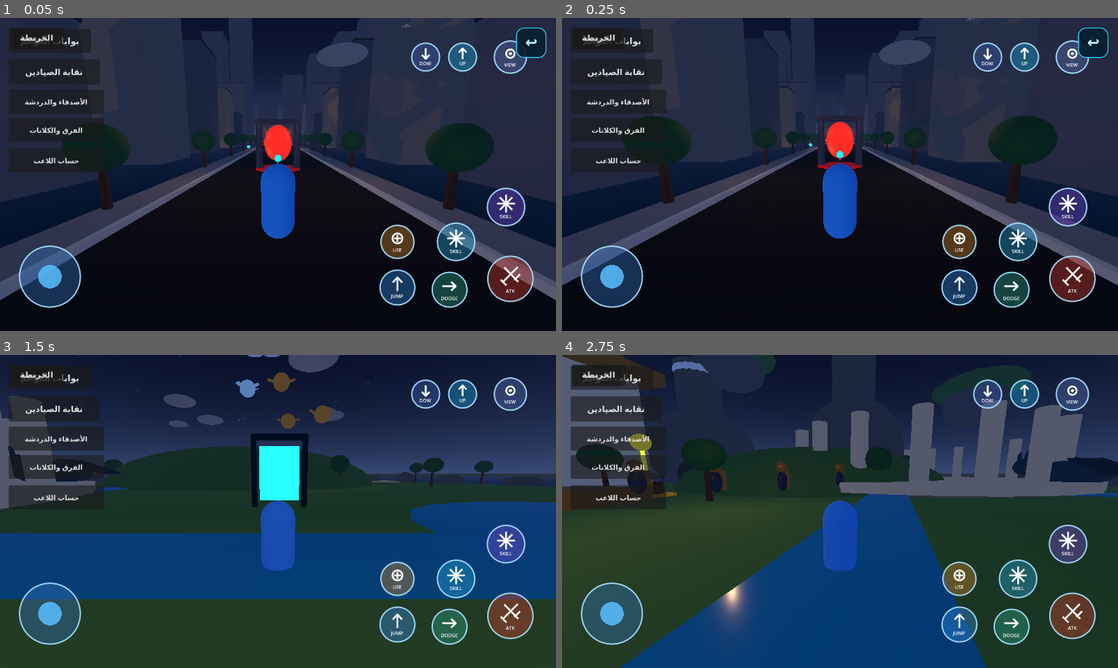
Above: before the commit, frames 1-4 (two rows, left to right).
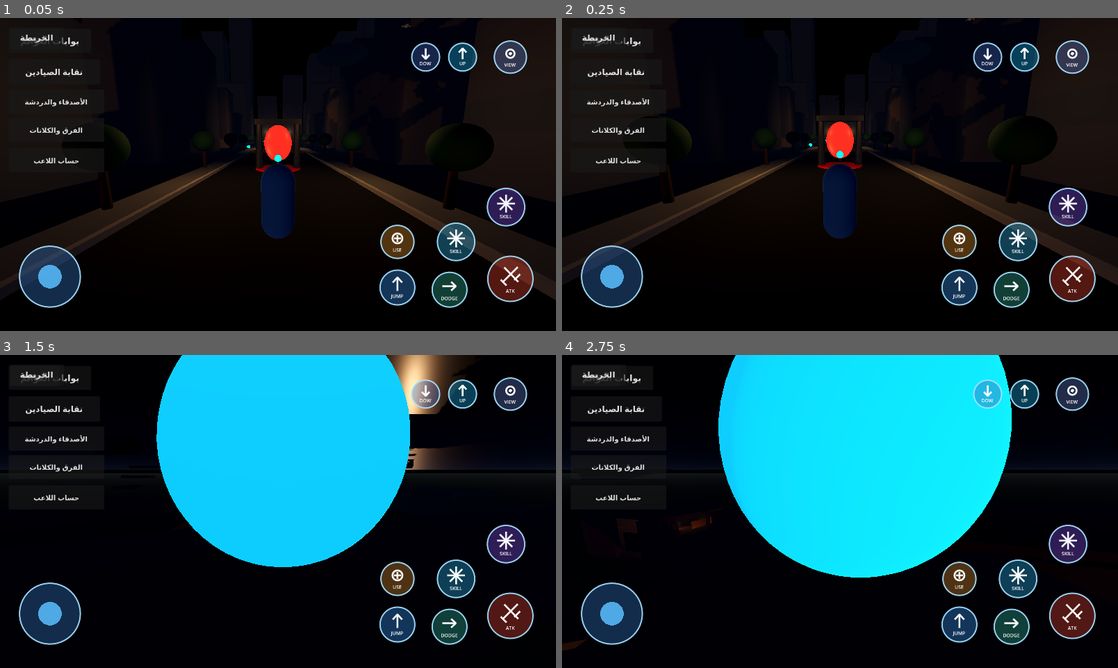
Above: after the commit, the same moments.

Repository: ahmed666alaadedt-ops/SYSTEM
Game: Godot game, scene res://MainScene.tscn
Same seed, same stepped clock (60 frames per second), same inputs: the game is played once before the commit and once after it.
Inputs (mouse positions are in pixels of both pictures, inside the frame that each line leads up to):
- Up to frame 1 (0.05 s): no input
- Up to frame 2 (0.25 s): no input
- Up to frame 3 (1.5 s): click (533, 380) at 0.5 s, where only the run before the commit has a clickable "↩"; tap Enter at 1.25 s; move the mouse to (400, 495) at 1.27 s; hold D from 1.28 s (still down); tap E (system_interact) at 1.35 s; click (400, 495) at 1.42 s
- Up to frame 4 (2.75 s): tap Space at 1.52, 1.82 s; release D at 2 s; drag from (728, 527) to (812, 574) at 2.02 s

The runs differ from the first frame. In frame 1, 58% of the frame differs, in the area x 0-100%, y 0-91%; in frame 2, 55%; in frame 3, 96%, in the area x 0-100%, y 0-100%; in frame 4, 94%.

Commit message:
Load each world only when the player enters it

Diff:
--- a/SYSTEM-WORLD/scripts/world_manager.gd
+++ b/SYSTEM-WORLD/scripts/world_manager.gd
@@ -35,6 +35,7 @@
 
 var active_world: int = -1
 var world_roots: Dictionary = {}
+var world_initialized: Dictionary = {}
 
 
 func _ready() -> void:
@@ -51,10 +52,8 @@
 		add_child(world_root)
 		world_roots[world_id] = world_root
 
-	_create_fantasy_world()
-	_create_modern_city()
-	_create_historical_world()
-	_create_greed_island()
+	# Keep only lightweight world roots at startup. Build each world when first entered.
+	world_initialized.clear()
 
 
 # --------------------------------------------------
@@ -68,6 +67,8 @@
 
 	if active_world == world_id:
 		return
+
+	_ensure_world_initialized(world_id)
 
 	var previous_world := active_world
 	var destination_root: Node3D = world_roots[world_id]
@@ -114,6 +115,26 @@
 		"SYSTEM WORLD: switched to ",
 		get_world_name(world_id)
 	)
+
+
+func _ensure_world_initialized(world_id: int) -> void:
+	if bool(world_initialized.get(world_id, false)):
+		return
+	if not world_roots.has(world_id):
+		return
+	match world_id:
+		WorldID.FANTASY:
+			_create_fantasy_world()
+		WorldID.MYTHOLOGY:
+			_create_historical_world()
+		WorldID.REALISTIC:
+			_create_modern_city()
+		WorldID.GREED_ISLAND:
+			_create_greed_island()
+		_:
+			return
+	world_initialized[world_id] = true
+	print("SYSTEM WORLD: lazy world load complete: ", get_world_name(world_id))
 
 
 func get_active_world() -> Node3D:
